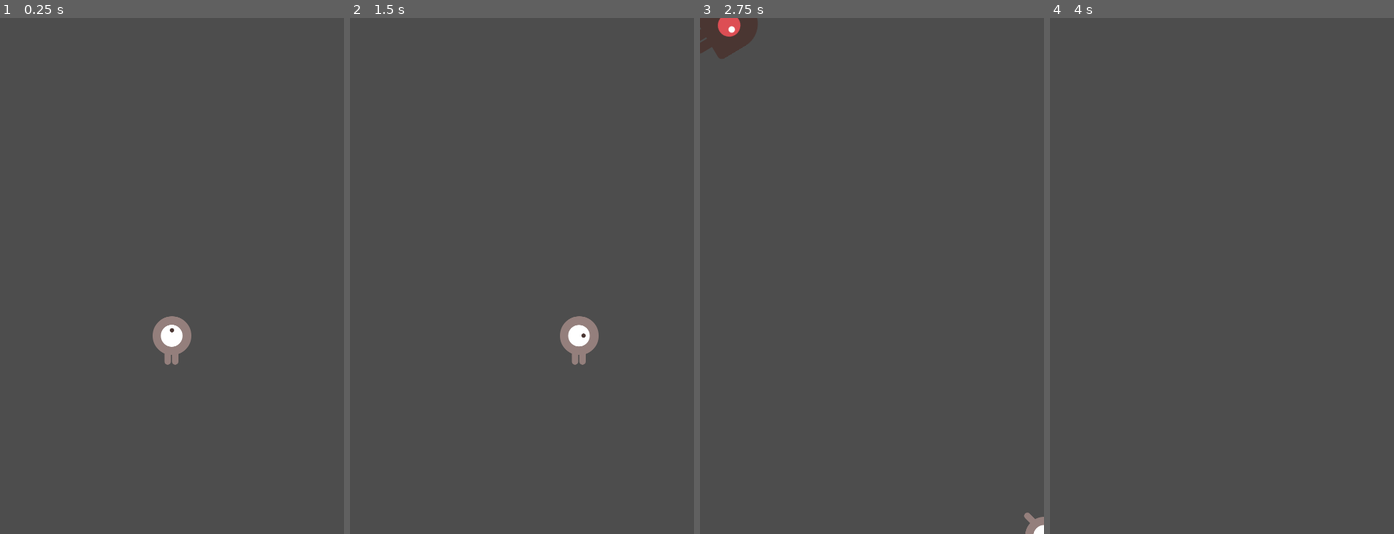
Above: before the commit, frames 1-4 (left to right).
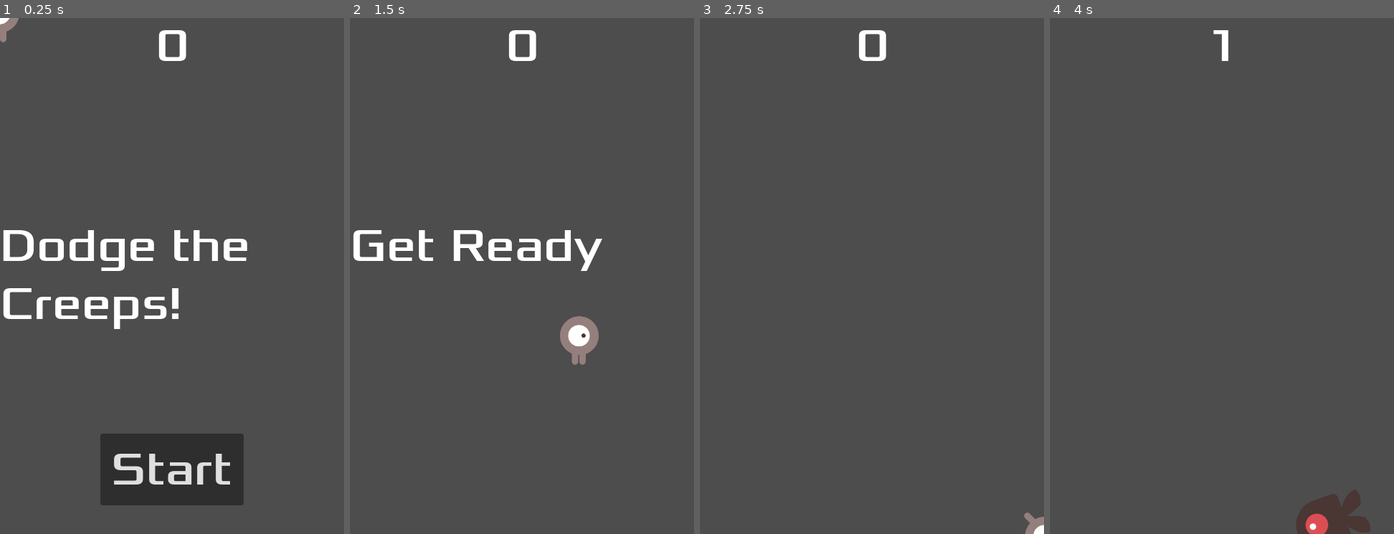
Above: after the commit, the same moments.

Repository: anqeloh/DodgeTheCreeps
Game: Godot game, scene res://main.tscn
The game is run twice, just before and just after one commit, with the same random seed, the same clock (stepped at 60 frames per second) and the same inputs.
Inputs (mouse positions are in pixels of both pictures, inside the frame that each line leads up to):
- Up to frame 1 (0.25 s): no input
- Up to frame 2 (1.5 s): click (522, 472) at 0.5 s, where only the run after the commit has a clickable "Start"; tap Enter at 1.25 s; hold D (move_right) from 1.28 s (still down)
- Up to frame 3 (2.75 s): release D (move_right) at 2.03 s; hold S (move_down) from 2.03 s (still down)
- Up to frame 4 (4 s): release S (move_down) at 2.78 s; hold D (move_right) 2.78-3.53 s; hold W (move_up) from 3.53 s (still down)

The runs differ from the first frame. In frame 1, 9.9% of the frame differs, in the area x 0-72%, y 0-95%; in frame 2, 2.1%; in frame 3, 1.3%; in frame 4, 1.4%.

Commit message:
Setting up the HUD - DONE

Diff:
--- /dev/null
+++ b/Dodge The Creeps/HUD.gd
@@ -0,0 +1,41 @@
+extends CanvasLayer
+
+# Notifies 'Main' node that the button has been pressed
+signal start_game
+
+func show_message(text):
+	$Message.text = text
+	$MessageTimer.start()
+	$MessageTimer.start()
+
+func show_game_over():
+	show_message("Game Over")
+	# Wait until the MessageTimer has counted down.
+	await $MessageTimer.timeout
+
+	$Message.text = "Dodge the Creeps!"
+	$Message.show()
+	# Make a one-shot timer and wait for it to finish.
+	await get_tree().create_timer(1.0).timeout
+	$StartButton.show()
+
+func update_score(score):
+	$ScoreLabel.text = str(score)
+
+# Called when the node enters the scene tree for the first time.
+func _ready():
+	pass # Replace with function body.
+
+
+# Called every frame. 'delta' is the elapsed time since the previous frame.
+func _process(delta):
+	pass
+
+
+func _on_message_timer_timeout():
+	$Message.hide()
+
+
+func _on_start_button_pressed():
+	$StartButton.hide()
+	start_game.emit()
--- /dev/null
+++ b/Dodge The Creeps/hud.tscn
@@ -0,0 +1,61 @@
+[gd_scene load_steps=3 format=3 uid="uid://uwanjoilpvop"]
+
+[ext_resource type="Script" path="res://HUD.gd" id="1_jeymf"]
+[ext_resource type="FontFile" uid="uid://b14xpohe0cg6w" path="res://fonts/Xolonium-Regular.ttf" id="2_br1v0"]
+
+[node name="HUD" type="CanvasLayer"]
+script = ExtResource("1_jeymf")
+
+[node name="ScoreLabel" type="Label" parent="."]
+anchors_preset = 5
+anchor_left = 0.5
+anchor_right = 0.5
+offset_left = -22.5
+offset_right = 22.5
+offset_bottom = 81.0
+grow_horizontal = 2
+theme_override_fonts/font = ExtResource("2_br1v0")
+theme_override_font_sizes/font_size = 64
+text = "0"
+
+[node name="Message" type="Label" parent="."]
+custom_minimum_size = Vector2(480, 0)
+anchors_preset = 8
+anchor_left = 0.5
+anchor_top = 0.5
+anchor_right = 0.5
+anchor_bottom = 0.5
+offset_left = -240.0
+offset_top = -81.0
+offset_right = 240.0
+offset_bottom = 81.0
+grow_horizontal = 2
+grow_vertical = 2
+size_flags_horizontal = 4
+theme_override_fonts/font = ExtResource("2_br1v0")
+theme_override_font_sizes/font_size = 64
+text = "Dodge the Creeps!"
+autowrap_mode = 2
+
+[node name="StartButton" type="Button" parent="."]
+anchors_preset = 7
+anchor_left = 0.5
+anchor_top = 1.0
+anchor_right = 0.5
+anchor_bottom = 1.0
+offset_left = -100.0
+offset_top = -140.0
+offset_right = 100.0
+offset_bottom = -40.0
+grow_horizontal = 2
+grow_vertical = 0
+theme_override_fonts/font = ExtResource("2_br1v0")
+theme_override_font_sizes/font_size = 64
+text = "Start"
+
+[node name="MessageTimer" type="Timer" parent="."]
+wait_time = 2.0
+one_shot = true
+
+[connection signal="pressed" from="StartButton" to="." method="_on_start_button_pressed"]
+[connection signal="timeout" from="MessageTimer" to="." method="_on_message_timer_timeout"]
--- a/Dodge The Creeps/main.gd
+++ b/Dodge The Creeps/main.gd
@@ -6,7 +6,7 @@
 
 # Called when the node enters the scene tree for the first time.
 func _ready():
-	new_game()
+	pass
 
 # Called every frame. 'delta' is the elapsed time since the previous frame.
 func _process(delta):
@@ -15,11 +15,15 @@
 func game_over():
 	$ScoreTimer.stop()
 	$MobTimer.stop()
+	$HUD.show_game_over()
 
 func new_game():
 	score = 0
 	$Player.start($StartPosition.position)
 	$StartTimer.start()
+	$HUD.update_score(score)
+	$HUD.show_message("Get Ready")
+	get_tree().call_group("mobs", "queue free")
 
 
 func _on_mob_timer_timeout():
@@ -40,6 +44,8 @@
 
 	add_child(mob)
 
+	$HUD.update_score(score)
+
 
 func _on_score_timer_timeout():
 	score += 1
--- a/Dodge The Creeps/main.tscn
+++ b/Dodge The Creeps/main.tscn
@@ -1,8 +1,9 @@
-[gd_scene load_steps=5 format=3 uid="uid://b23b7w8mnk8jo"]
+[gd_scene load_steps=6 format=3 uid="uid://b23b7w8mnk8jo"]
 
 [ext_resource type="PackedScene" uid="uid://36p1keqxi18k" path="res://player.tscn" id="1_diu17"]
 [ext_resource type="Script" path="res://main.gd" id="1_nsqk1"]
 [ext_resource type="PackedScene" uid="uid://cdl8g05nf7bf8" path="res://mob.tscn" id="2_cvg6l"]
+[ext_resource type="PackedScene" uid="uid://uwanjoilpvop" path="res://hud.tscn" id="4_qv3dd"]
 
 [sub_resource type="Curve2D" id="Curve2D_ys6ck"]
 _data = {
@@ -35,7 +36,10 @@
 position = Vector2(0, 1)
 rotation = 0.00208333
 
+[node name="HUD" parent="." instance=ExtResource("4_qv3dd")]
+
 [connection signal="hit" from="Player" to="." method="game_over"]
 [connection signal="timeout" from="MobTimer" to="." method="_on_mob_timer_timeout"]
 [connection signal="timeout" from="ScoreTimer" to="." method="_on_score_timer_timeout"]
 [connection signal="timeout" from="StartTimer" to="." method="_on_start_timer_timeout"]
+[connection signal="start_game" from="HUD" to="." method="new_game"]
